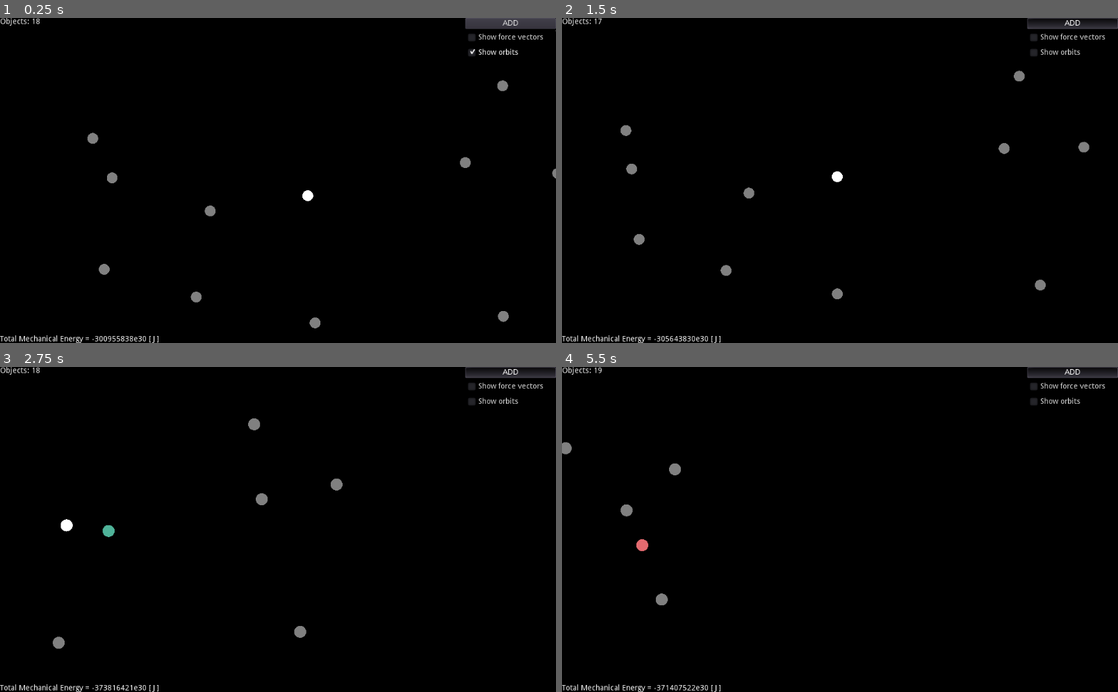
Above: before the commit, frames 1-4 (two rows, left to right).
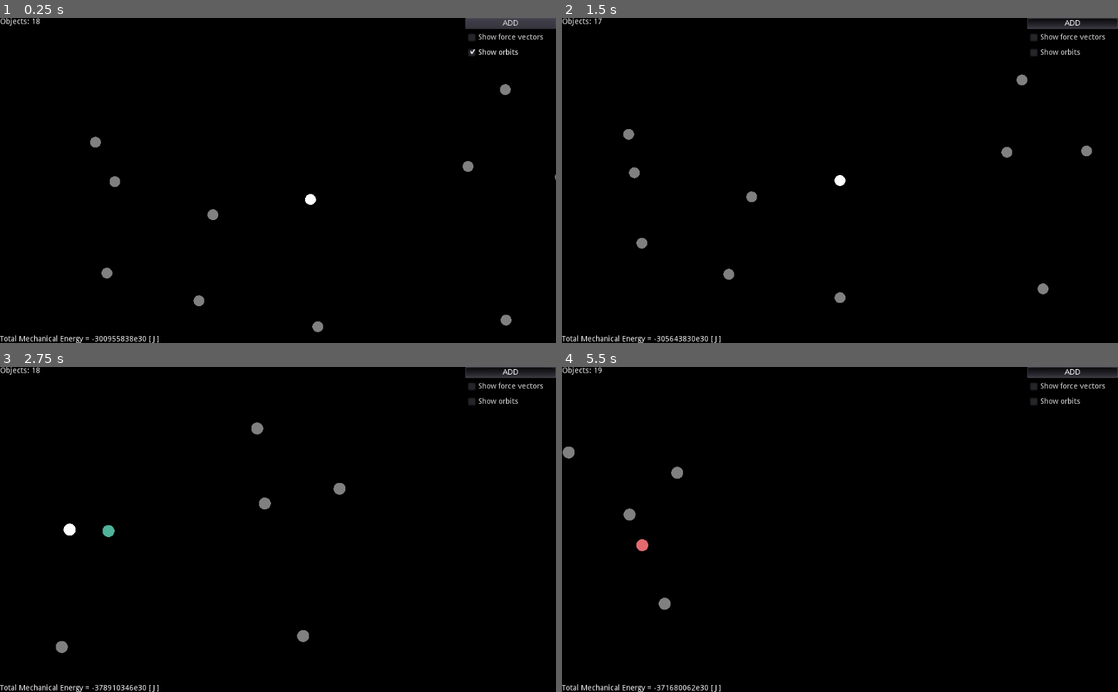
Above: after the commit, the same moments.

Repository: NuclearPhoenixx/n-body-problem
Game: Godot game, scene res://scenes/main.tscn
Same seed, same stepped clock (60 frames per second), same inputs: the game is played once before the commit and once after it.
Inputs (mouse positions are in pixels of both pictures, inside the frame that each line leads up to):
- Up to frame 1 (0.25 s): no input
- Up to frame 2 (1.5 s): click "Show orbits" at 0.5 s; click "ADD" at 1.25 s
- Up to frame 3 (2.75 s): move the mouse to (278, 526) at 2.02 s; hold Right (ui_right) from 2.03 s (still down); hold Mouse wheel up (camera_zin) from 2.03 s (still down); click (278, 526) at 2.27 s
- Up to frame 4 (5.5 s): move the mouse to (817, 425) at 2.77 s; release Right (ui_right) at 2.78 s; release Mouse wheel up (camera_zin) at 2.78 s; hold Down (ui_down) 2.78-3.53 s; tap Mouse wheel down (camera_zout) at 2.85, 4.35 s; click (817, 425) at 3.02 s; move the mouse to (578, 435) at 3.52 s; hold Right (ui_right) 3.53-4.28 s; hold Mouse wheel up (camera_zin) 3.53-4.28 s; move the mouse to (812, 594) at 4.27 s; hold Up (ui_up) 4.28-5.03 s; click (812, 594) at 4.52 s; move the mouse to (573, 542) at 5.02 s; hold Left (ui_left) from 5.03 s (still down); hold Mouse wheel up (camera_zin) from 5.03 s (still down); click (573, 542) at 5.27 s

The runs differ from the first frame. In frame 1, 0.6% of the frame differs, in the area x 15-100%, y 3-97%; in frame 2, 0.7%, in the area x 10-96%, y 16-88%; in frame 3, 0.5%; in frame 4, 0.3%.

Commit message:
add orbit color gradient

Diff:
--- a/scenes/main.tscn
+++ b/scenes/main.tscn
@@ -1,16 +1,20 @@
-[gd_scene load_steps=14 format=2]
+[gd_scene load_steps=16 format=2]
 
 [ext_resource path="res://src/spawn.gd" type="Script" id=1]
-[ext_resource path="res://scenes/object.tscn" type="PackedScene" id=2]
-[ext_resource path="res://src/camera.gd" type="Script" id=3]
-[ext_resource path="res://src/gui/obj_counter.gd" type="Script" id=4]
-[ext_resource path="res://src/gui/speed.gd" type="Script" id=5]
-[ext_resource path="res://src/gui/mass.gd" type="Script" id=6]
-[ext_resource path="res://src/gui/delete.gd" type="Script" id=7]
-[ext_resource path="res://src/gui/add_object.gd" type="Script" id=8]
-[ext_resource path="res://src/gui/fv_toggle.gd" type="Script" id=9]
-[ext_resource path="res://src/gui/pause_indicator.gd" type="Script" id=10]
-[ext_resource path="res://src/gui/system_energy.gd" type="Script" id=11]
+[ext_resource path="res://src/orbit_line.gd" type="Script" id=2]
+[ext_resource path="res://scenes/object.tscn" type="PackedScene" id=3]
+[ext_resource path="res://src/camera.gd" type="Script" id=4]
+[ext_resource path="res://src/gui/obj_counter.gd" type="Script" id=5]
+[ext_resource path="res://src/gui/speed.gd" type="Script" id=6]
+[ext_resource path="res://src/gui/mass.gd" type="Script" id=7]
+[ext_resource path="res://src/gui/delete.gd" type="Script" id=8]
+[ext_resource path="res://src/gui/add_object.gd" type="Script" id=9]
+[ext_resource path="res://src/gui/fv_toggle.gd" type="Script" id=10]
+[ext_resource path="res://src/gui/pause_indicator.gd" type="Script" id=11]
+[ext_resource path="res://src/gui/system_energy.gd" type="Script" id=12]
+
+[sub_resource type="Gradient" id=3]
+colors = PoolColorArray( 0.266667, 1, 0, 0, 0, 1, 0.156863, 1 )
 
 [sub_resource type="InputEventAction" id=1]
 action = "delete"
@@ -35,16 +39,24 @@
 margin_bottom = 7.0
 script = ExtResource( 1 )
 
-[node name="Sun" parent="Spacetime" instance=ExtResource( 2 )]
+[node name="OrbitLine" type="Line2D" parent="Spacetime"]
+width = 1.5
+default_color = Color( 0.4, 0.501961, 1, 1 )
+gradient = SubResource( 3 )
+joint_mode = 2
+begin_cap_mode = 2
+end_cap_mode = 2
+script = ExtResource( 2 )
+
+[node name="Sun" parent="Spacetime" instance=ExtResource( 3 )]
 
 [node name="Camera" type="Camera2D" parent="Spacetime"]
-position = Vector2( 5, 7 )
 current = true
 drag_margin_h_enabled = false
 drag_margin_v_enabled = false
 smoothing_enabled = true
 smoothing_speed = 8.0
-script = ExtResource( 3 )
+script = ExtResource( 4 )
 
 [node name="Interface" type="CanvasLayer" parent="."]
 pause_mode = 2
@@ -128,12 +140,13 @@
 margin_bottom = 94.0
 text = "PAUSED"
 align = 1
-script = ExtResource( 10 )
+script = ExtResource( 11 )
 
 [node name="SystemEnergy" type="Label" parent="Interface"]
 anchor_top = 1.0
 anchor_bottom = 1.0
 margin_top = -14.0
-script = ExtResource( 11 )
+script = ExtResource( 12 )
+[connection signal="reset" from="Spacetime/Camera" to="Spacetime/OrbitLine" method="_on_Camera_reset"]
 [connection signal="pressed" from="Interface/Stats/HBoxContainer/DeleteButton" to="Interface/Stats/HBoxContainer/DeleteButton" method="_on_DeleteButton_pressed"]
-[connection signal="toggled" from="Interface/Control/OrbitToggle" to="Spacetime" method="_on_OrbitToggle_toggled"]
+[connection signal="toggled" from="Interface/Control/OrbitToggle" to="Spacetime/OrbitLine" method="_on_OrbitToggle_toggled"]
--- a/src/camera.gd
+++ b/src/camera.gd
@@ -7,13 +7,11 @@
 
 var follow_node = null setget new_node
 
-var orbit_points = PoolVector2Array()
-var max_orbit_length = 400 #max number of points to draw on orbit
-var min_step_length = 2 #min number of pixels moved for new orbit point
+signal reset #reset camera
 
 func new_node(node):
 	follow_node = node
-	orbit_points.resize(0)
+	emit_signal("reset")
 
 func check_camera(): # camera movement, wasd or arrow keys
 	var goto = Vector2(0,0)
@@ -33,14 +31,8 @@
 func _process(delta):
 	if follow_node != null:
 		set_position(follow_node.get_position())
-		if orbit_points.size() == 0 or (position - orbit_points[orbit_points.size()-1]).length() >= min_step_length:
-			orbit_points.append(position)
-			if orbit_points.size() > max_orbit_length:
-				orbit_points.remove(0)
 	else:
 		check_camera()
-
-	print(orbit_points.size())
 
 func _unhandled_input(event):
 	if event.is_action_pressed("camera_zin"): # check scroll wheel, camera zoom in and out
--- /dev/null
+++ b/src/orbit_line.gd
@@ -0,0 +1,24 @@
+extends Line2D
+
+onready var cam = get_node("../Camera")
+
+var max_orbit_length = 400 #max number of points to draw on orbit
+var min_step_length = 10 #min number of pixels moved for new orbit point
+
+func _on_OrbitToggle_toggled(button_pressed):
+	visible = button_pressed
+
+func _process(delta):
+	var node = cam.follow_node
+	if node == null:
+		return
+
+	if points.size() == 0 or (node.position - points[points.size()-1]).length() >= min_step_length:
+			add_point(node.position)
+			if points.size() > max_orbit_length:
+				remove_point(0)
+
+	print(points.size())
+
+func _on_Camera_reset():
+	clear_points()
--- a/src/spawn.gd
+++ b/src/spawn.gd
@@ -30,14 +30,3 @@
 		spawn(Vector2(rand_range(min_p,max_p),rand_range(min_p,max_p)), Vector2(rand_range(min_v,max_v),rand_range(min_v,max_v)), 1e26, Color(0.5,0.5,0.5,1), 10)
 
 onready var camera = get_node("Camera")
-var draw = true
-
-func _on_OrbitToggle_toggled(button_pressed): #toggle for drawing orbits
-	draw = button_pressed
-
-func _draw(): #draw orbit path
-	if camera.orbit_points.size() >= 2 and draw:
-		draw_polyline(camera.orbit_points, Color.yellow, 1.1, true) #buggy with camera zoom?
-
-func _process(delta):
-	update()
Not shown: 4 places in scenes/main.tscn that only renumber resources
Not shown, changed: docs/index.pck
